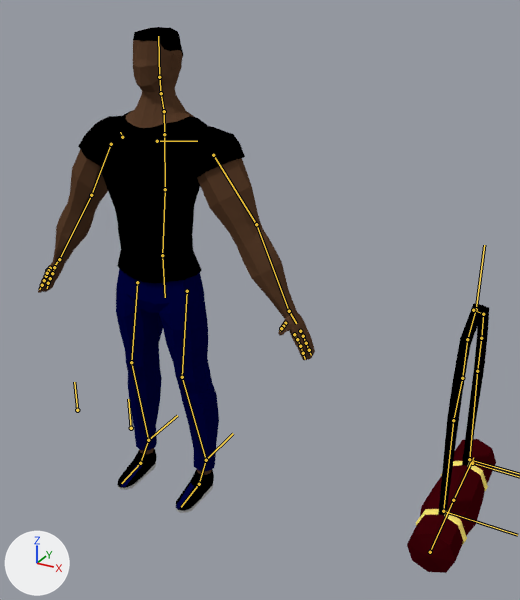
Renders of the Blender file Documentacao/Personagens/Pedro Cardoso/marombado.blend from each side of a commit.
Rendered twice from a 50 mm camera at (1.5, -1.99, 1.89) aimed at (0.38, 0.04, 0.87). The axes (+X, +Y, +Z) are drawn at lower left. The lights are the same throughout. The bones that bend it are drawn over the model as lines.

Names of what the first picture shows: 'Bolsa', 'Corpo'.
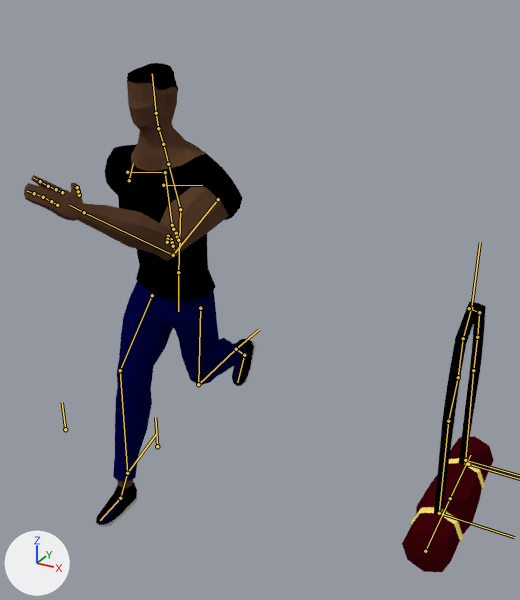
The newer file adds an action. The first version stands in its rest pose; the second is drawn at frame 1 of the action 'Jump Cycle'.

Where the change shows, as pixel boxes [x1, y1, x2, y2] in the pictures (520 x 600 px):
'Corpo', posed (16% narrower)
    before: [38, 27, 315, 513]
    after: [24, 63, 256, 527]
'Bolsa', posed
    before: [407, 303, 496, 573]
    after: [402, 302, 494, 572]
bone 'Belly', root to tip
    before: (162, 255) to (165, 189)
    after: (178, 272) to (180, 209)
bone 'chest', root to tip
    before: (165, 189) to (164, 134)
    after: (180, 209) to (168, 164)
bone 'Traps', root to tip
    before: (164, 134) to (164, 111)
    after: (168, 164) to (163, 144)
bone 'Neck Base', root to tip
    before: (164, 111) to (161, 93)
    after: (163, 144) to (158, 128)
bone 'Neck', root to tip
    before: (161, 93) to (159, 77)
    after: (158, 128) to (156, 113)
bone 'Clavicle.L', root to tip
    before: (157, 141) to (197, 141)
    after: (163, 185) to (202, 185)
bone 'Arm.001.L', root to tip
    before: (213, 155) to (256, 224)
    after: (218, 199) to (173, 255)
bone 'Forearm.L', root to tip
    before: (256, 224) to (289, 311)
    after: (173, 255) to (84, 212)
bone 'Hand.L', root to tip
    before: (289, 311) to (296, 323)
    after: (84, 212) to (69, 205)
bone 'Clavicle.R', root to tip
    before: (122, 137) to (120, 132)
    after: (129, 180) to (133, 163)
bone 'Arm.001.R', root to tip
    before: (111, 144) to (91, 195)
    after: (127, 172) to (165, 172)
bone 'Forearm.R', root to tip
    before: (91, 195) to (59, 259)
    after: (165, 172) to (172, 225)
bone 'Hand.R', root to tip
    before: (59, 259) to (53, 267)
    after: (172, 225) to (172, 230)
bone 'Hips', root to tip
    before: (162, 255) to (165, 297)
    after: (178, 272) to (178, 311)
bone 'Calf.R', root to tip
    before: (131, 362) to (148, 440)
    after: (120, 370) to (127, 473)
bone 'LegPole.L', root to tip
    before: (131, 428) to (128, 399)
    after: (157, 446) to (155, 417)
bone 'IKLeg.R', root to tip
    before: (148, 440) to (177, 415)
    after: (127, 473) to (157, 433)
bone 'Foot.R', root to tip
    before: (148, 440) to (140, 463)
    after: (127, 473) to (120, 498)
bone 'LegPole.R', root to tip
    before: (77, 410) to (74, 382)
    after: (65, 429) to (62, 402)
bone 'IKLeg.L', root to tip
    before: (206, 460) to (233, 433)
    after: (236, 349) to (259, 329)
bone 'Foot.L', root to tip
    before: (206, 460) to (199, 484)
    after: (236, 349) to (244, 355)
bone 'Toes.L', root to tip
    before: (199, 484) to (181, 507)
    after: (244, 355) to (237, 382)
bone 'Con', root to tip
    before: (476, 309) to (484, 245)
    after: (471, 308) to (480, 242)
bone 'bolsa1', root to tip
    before: (430, 552) to (453, 500)
    after: (425, 551) to (450, 498)

The change in detail:
Bone 'MASTER' (bone_master) moves from (0.0, 0.0, 0.0) to (0.002, 0.093, -0.095).
Bone 'Belly' (bone_belly) turns from (0, 0, 0) to (1, 0, 0) degrees about its own x, y and z.
Bone 'chest' (bone_chest) turns from (0, 0, 0) to (22, 1, 1) degrees about its own x, y and z.
Bone 'Traps' (bone_traps) turns from (0, 0, 0) to (-5, 0, 0) degrees about its own x, y and z.
Bone 'Neck Base' (bone_neck_base) turns from (0, 0, 0) to (-7, -2, 0) degrees about its own x, y and z.
Bone 'Neck' (bone_neck) turns from (0, 0, 0) to (-4, 0, 0) degrees about its own x, y and z.
Bone 'Clavicle.L' (bone_clavicle_l) turns from (0, 0, 0) to (-2, 2, -30) degrees about its own x, y and z.
Bone 'Arm.001.L' (bone_arm_001_l) turns from (0, 0, 0) to (-49, -39, -30) degrees about its own x, y and z.
Bone 'Forearm.L' (bone_forearm_l) turns from (0, 0, 0) to (-50, -1, -30) degrees about its own x, y and z.
Bone 'Hand.L' (bone_hand_l) turns from (0, 0, 0) to (-6, -4, 4) degrees about its own x, y and z.
Bone 'Clavicle.R' (bone_clavicle_r) turns from (0, 0, 0) to (0, 1, -12) degrees about its own x, y and z.
Bone 'Arm.001.R' (bone_arm_001_r) turns from (0, 0, 0) to (32, -13, -42) degrees about its own x, y and z.
Bone 'Forearm.R' (bone_forearm_r) turns from (0, 0, 0) to (-20, 10, 20) degrees about its own x, y and z.
Bone 'Hand.R' (bone_hand_r) turns from (0, 0, 0) to (-1, -3, -5) degrees about its own x, y and z.
Bone 'Hips' (bone_hips) turns from (0, 0, 0) to (0, 0, 4) degrees about its own x, y and z.
Bone 'Calf.R' (bone_calf_r) turns from (0, 0, 0) to (-7, 0, 2) degrees about its own x, y and z.
Bone 'LegPole.L' (bone_legpole_l) moves from (0.0, 0.0, 0.0) to (0.113, -0.034, 0.005).
Bone 'IKLeg.R' (bone_ikleg_r) moves from (0.0, 0.0, 0.0) to (0.056, -0.213, -0.007).
Bone 'IKLeg.R' (bone_ikleg_r) turns from (0, 0, 0) to (18, 0, 0) degrees about its own x, y and z.
Bone 'Foot.R' (bone_foot_r) moves from (0.0, 0.0, 0.0) to (0.001, -0.003, 0.022).
Bone 'Foot.R' (bone_foot_r) turns from (0, 0, 0) to (-19, -3, -4) degrees about its own x, y and z.
Bone 'LegPole.R' (bone_legpole_r) moves from (0.0, 0.0, 0.0) to (-0.066, -0.101, 0.005).
Bone 'IKLeg.L' (bone_ikleg_l) moves from (0.0, 0.0, 0.0) to (-0.132, 0.468, 0.259).
Bone 'IKLeg.L' (bone_ikleg_l) turns from (0, 0, 0) to (2, 0, 0) degrees about its own x, y and z.
Bone 'Foot.L' (bone_foot_l) turns from (0, 0, 0) to (84, -1, 3) degrees about its own x, y and z.
Bone 'Toes.L' (bone_toes_l) turns from (0, 0, 0) to (-35, -1, -4) degrees about its own x, y and z.
Bone 'Con' (bone_con) moves from (0.0, 0.0, 0.0) to (-0.005, 0.02, 0.039).
Bone 'bolsa1' (bone_bolsa1) moves from (0.0, 0.0, 0.0) to (0.0, 0.0, 0.013).
